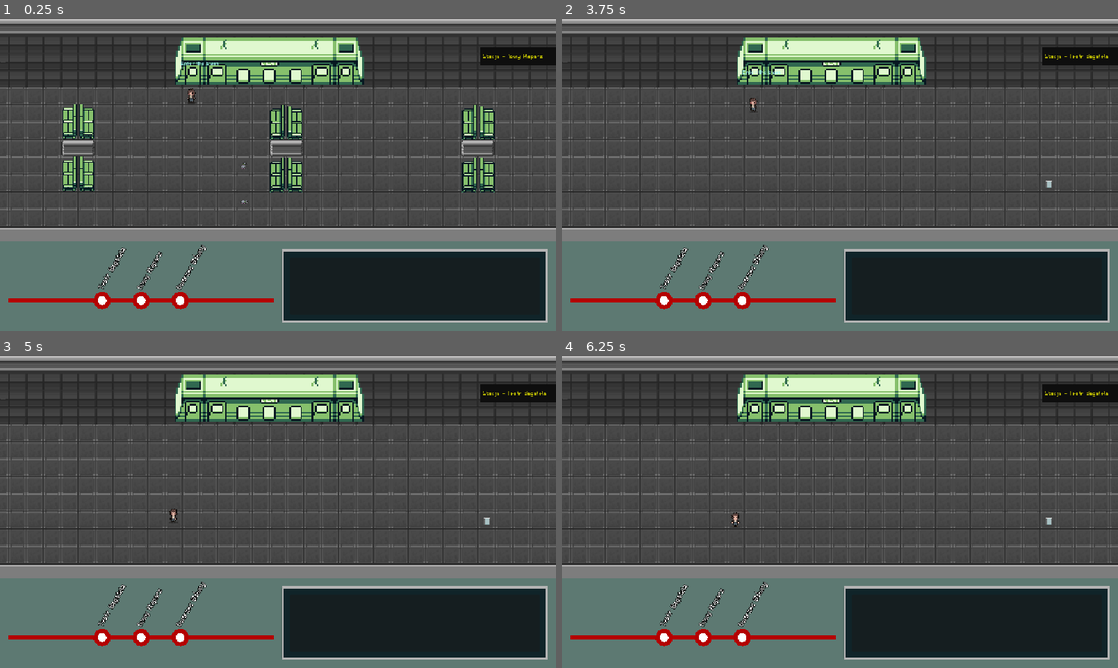
Above: before the commit, frames 1-4 (two rows, left to right).
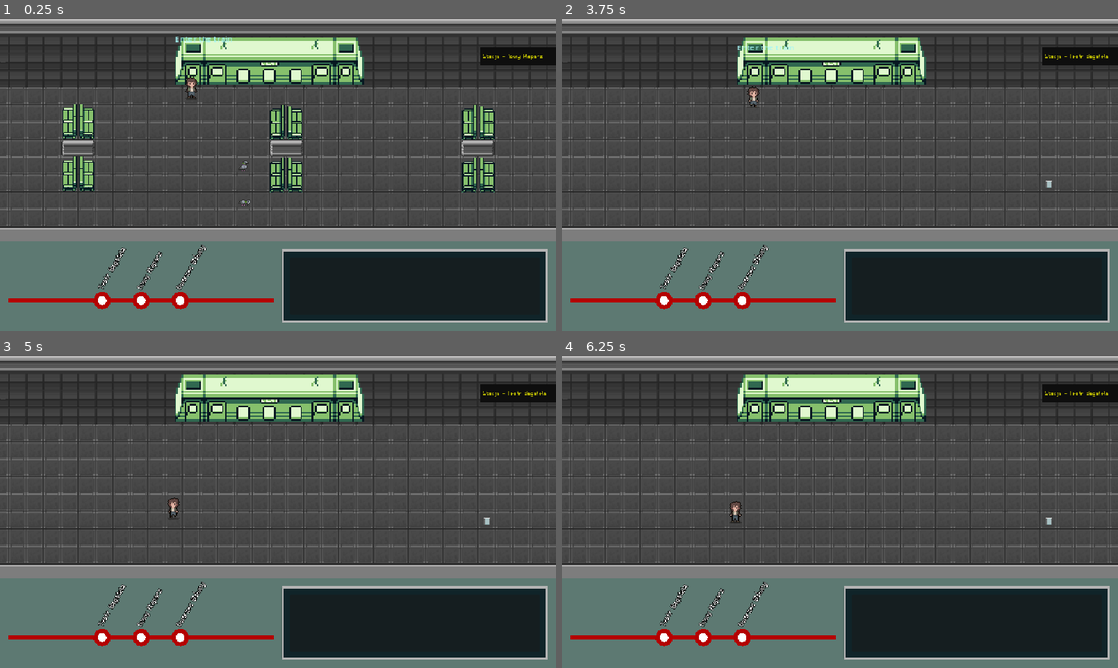
Above: after the commit, the same moments.

Repository: AlbertPec/TGK-2026
Game: Godot game, scene res://van_buren.tscn
The game is run twice, just before and just after one commit, with the same random seed, the same clock (stepped at 60 frames per second) and the same inputs.
Inputs (mouse positions are in pixels of both pictures, inside the frame that each line leads up to):
- Up to frame 1 (0.25 s): no input
- Up to frame 2 (3.75 s): click (662, 299) at 0.52 s; click (662, 299) at 1.27 s; click (662, 299) at 2.02 s; move the mouse to (962, 158) at 2.77 s; hold E (interact) 2.78-3.53 s; tap Enter at 3.5 s; move the mouse to (728, 190) at 3.52 s; click (728, 190) at 3.6 s
- Up to frame 3 (5 s): move the mouse to (333, 442) at 4.27 s; hold E (interact) from 4.28 s (still down)
- Up to frame 4 (6.25 s): tap Space at 5 s; move the mouse to (812, 574) at 5.02 s; release E (interact) at 5.03 s; click (812, 574) at 5.1 s; tap Enter at 5.75 s; move the mouse to (1006, 558) at 5.77 s; hold E (interact) from 5.78 s (still down)

The runs differ from the first frame. In frame 1, 0.3% of the frame differs, in the area x 31-46%, y 5-60%; in frame 2, 0.2%; in frame 3, 0.1%; in frame 4, 0.1%.

Commit message:
Change scale and player offset

Diff:
--- a/enemy/enemy.tscn
+++ b/enemy/enemy.tscn
@@ -116,10 +116,12 @@
 enemy_type = ExtResource("2_p200p")
 
 [node name="AnimatedSprite2D" type="AnimatedSprite2D" parent="." unique_id=990520719]
+scale = Vector2(1.5, 1.5)
 sprite_frames = SubResource("SpriteFrames_wjonb")
 animation = &"move"
 
 [node name="CollisionShape2D" type="CollisionShape2D" parent="." unique_id=120048007]
+scale = Vector2(1.5, 1.5)
 shape = SubResource("RectangleShape2D_rovcg")
 
 [node name="detection_area" type="Area2D" parent="." unique_id=1772547823]
--- a/player/player.tscn
+++ b/player/player.tscn
@@ -509,13 +509,15 @@
 }]
 
 [node name="Player" type="CharacterBody2D" unique_id=1862864814]
+scale = Vector2(1.5, 1.5)
 
 [node name="InteractingComponent" parent="." unique_id=1471786738 instance=ExtResource("2_rkbax")]
+position = Vector2(0, -10)
 
 [node name="CollisionShape2D" type="CollisionShape2D" parent="." unique_id=1191203027]
 shape = SubResource("RectangleShape2D_rkbax")
 
 [node name="AnimatedSprite2D" type="AnimatedSprite2D" parent="." unique_id=8552092]
-position = Vector2(0, -2)
+position = Vector2(0, -12)
 sprite_frames = SubResource("SpriteFrames_yw30f")
 animation = &"gun_side"
